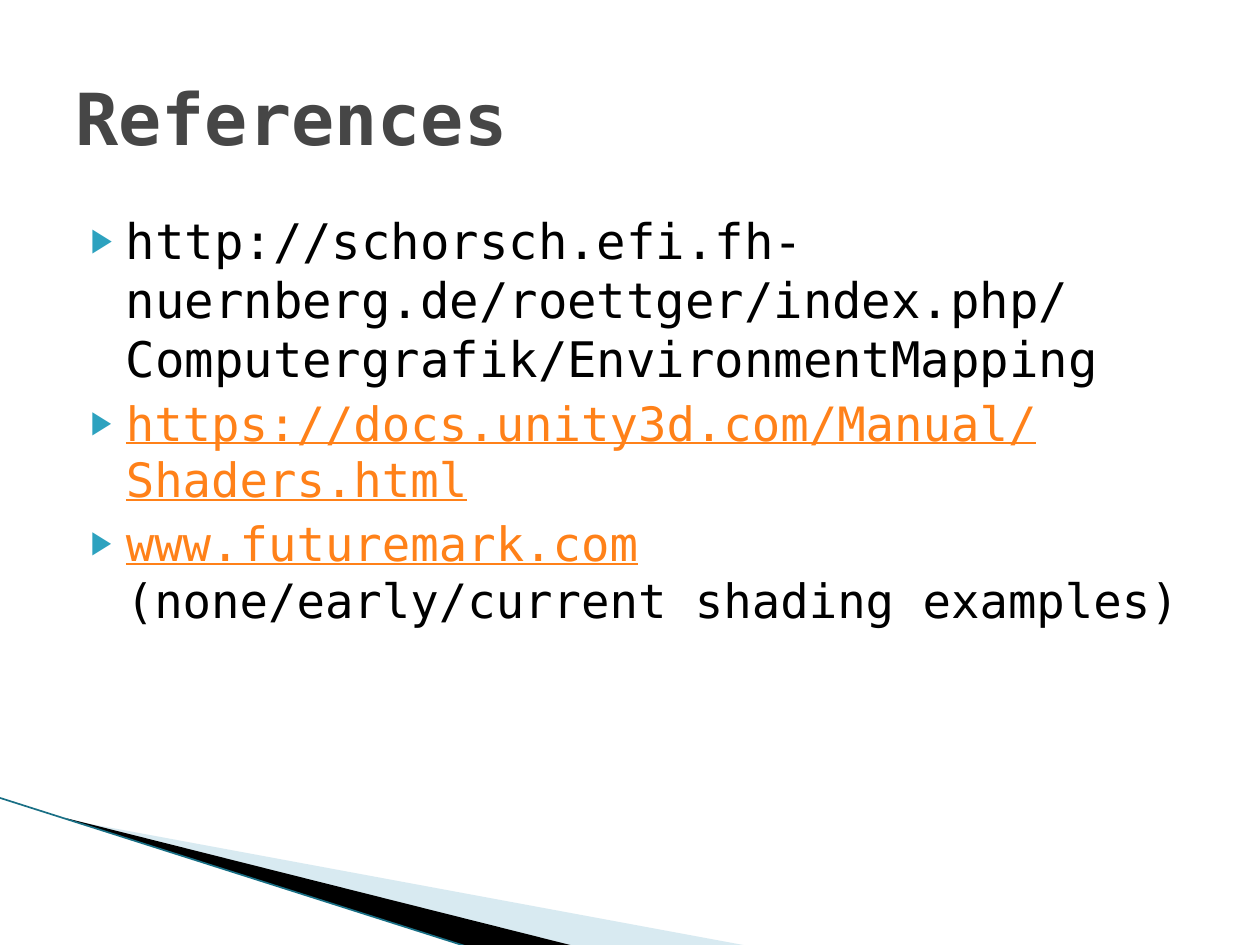
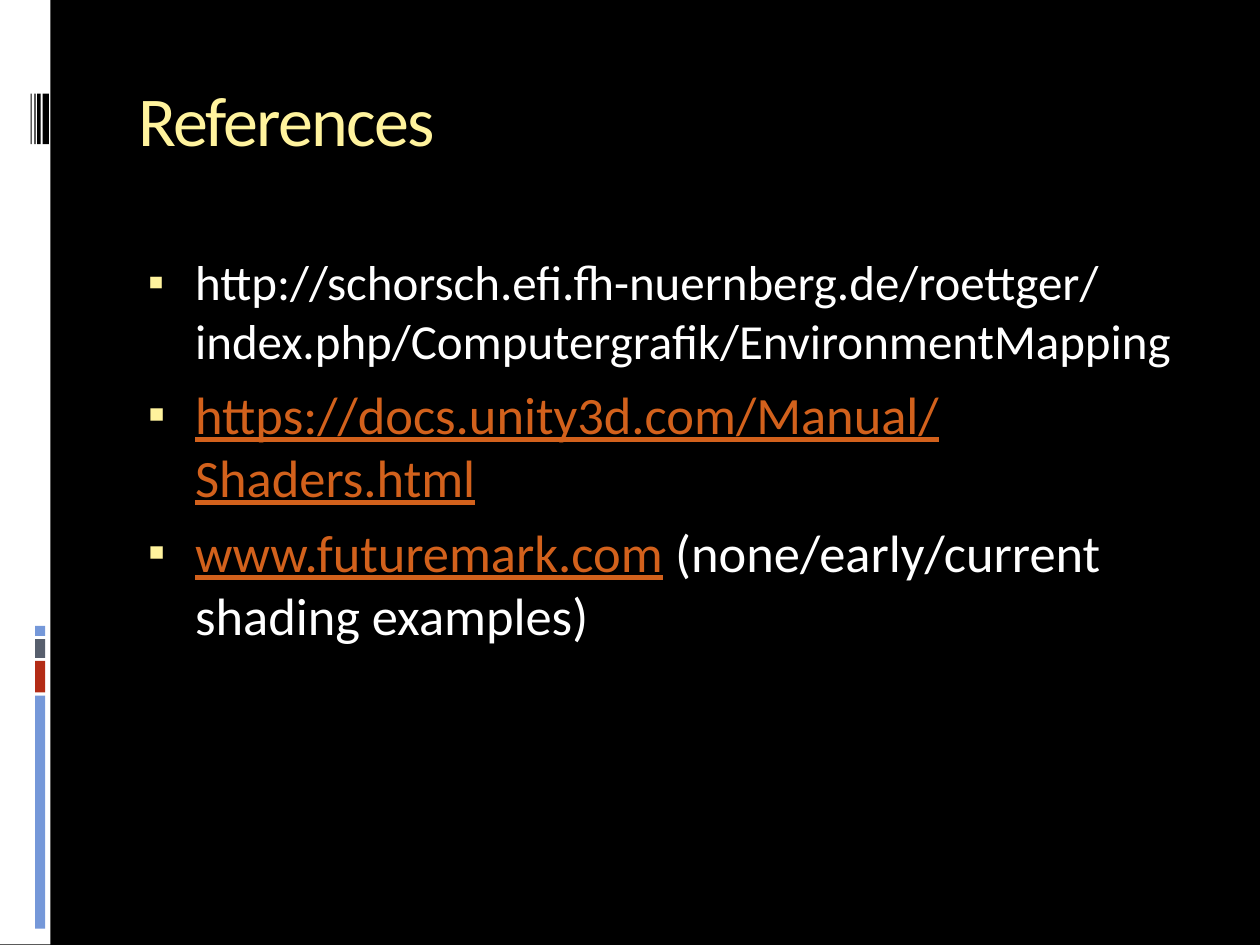
Before and after one commit to stanman8264/cg2f2017cs, a slide deck: slide 28 of CG2F2017CS_Presentation.pptx (slide 23 before the commit). Drawn at 1260x945 pixels with LibreOffice and Linux fonts; fonts in the diff are those of the drawing; background and template pictures are left out. Boxes give left, top, right and bottom in pixels: in the first picture for what was removed or moved away, otherwise in the second. Text is boxed around its words. In the diff, an @@ line names an element or a change of style, - is before the commit and + after.

```diff
--- a/CG2F2017CS_Presentation.pptx
+++ b/CG2F2017CS_Presentation.pptx
@@ background #FFFFFF to #000000 @@
@@ rectangle added at [0,0,50,945], fill #FFFFFF @@
@@ title "References": place and size @@
-title "References" at [75,90,507,146]
+title "References" at [138,98,434,147]
@@ title "References" at [138,98,434,147]: size 41 to 40 pt, font DejaVu Sans Mono to Calibri, text colour #464646 to #FFF39D, letter spacing 0 to -1 pt, bold off; vertical alignment middle to top @@
@@ rectangle added at [30,93,32,144], fill #000000 @@
@@ rectangle added at [34,93,35,144], fill #000000 @@
@@ rectangle added at [37,93,40,144], fill #000000 @@
@@ rectangle added at [43,93,49,144], fill #000000 @@
@@ text "http://schorsch.efi.fh-nuernberg.de/roettger/index.php/Compu ...": place and size @@
-text "http://schorsch.efi.fh-nuernberg.de/roettger/index.php/Compu ..." at [126,221,1179,628]
+text "http://schorsch.efi.fh-nuernberg.de/roettger/index.php/Compu ..." at [195,265,1171,644]
@@ text "http://schorsch.efi.fh-nuernberg.de/roettger/index.php/Compu ..." at [195,265,1171,644]: font DejaVu Sans Mono to Calibri; text colour #000000 to #FFFFFF in "http://schorsch.efi.fh-nuernberg.de/roettger/index.php/Compu ...", "(none/early/current shading examples)"; size 27 to 30 pt in "https://docs.unity3d.com/Manual/Shaders.html", "www.futuremark.com (none/early/current shading examples)"; text colour #FF8119 to #D2611C in "https://docs.unity3d.com/Manual/Shaders.html", "www.futuremark.com"; bullet ▶ to ▪; more space between paragraphs; bullet colour #2DA2BF to #FFF39D @@
@@ rectangle added at [35,626,45,636], fill #7598D9 @@
@@ rectangle added at [35,639,45,658], fill #575F6D @@
@@ rectangle added at [35,662,45,693], fill #B32C16 @@
@@ rectangle added at [35,696,45,929], fill #7598D9 @@
@@ line removed from (0, 798) to (467, 945) @@
@@ freeform shape removed at [67,818,576,945] @@
@@ freeform shape removed at [69,819,750,945] @@
```
Also in this commit, not shown: 22 other slides changed, 5 slides added.
